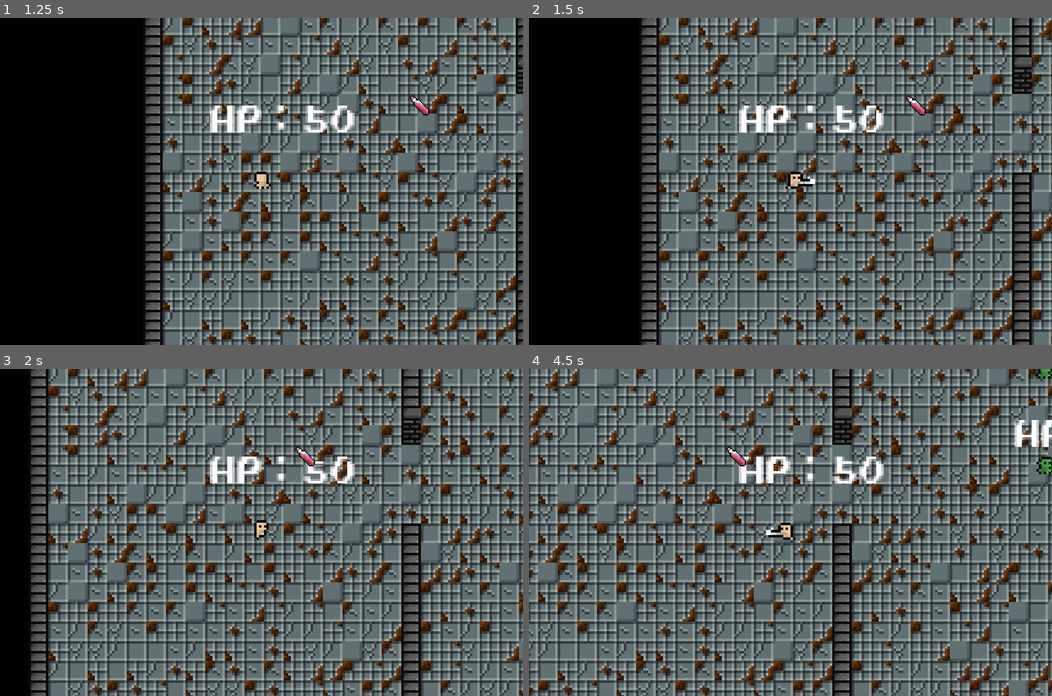
Above: before the commit, frames 1-4 (two rows, left to right).
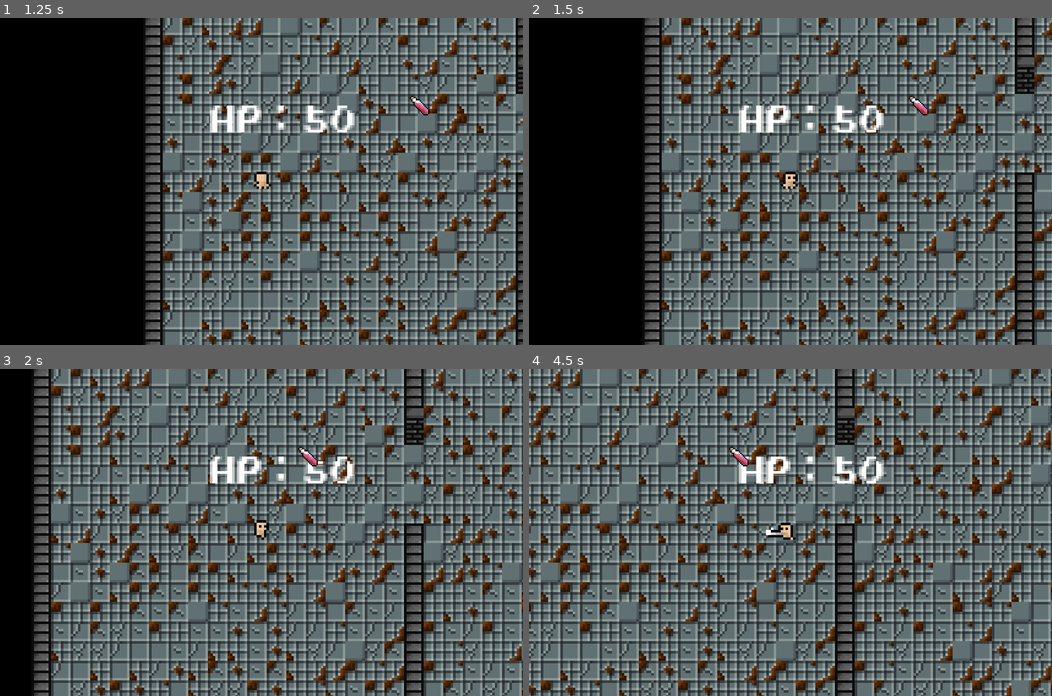
Above: after the commit, the same moments.

Repository: PeerapatTa3/GameDev2D-project
Game: Godot game, scene res://Scene/main_menu.tscn
Same seed, same stepped clock (60 frames per second), same inputs: the game is played once before the commit and once after it.
Inputs (mouse positions are in pixels of both pictures, inside the frame that each line leads up to):
- Up to frame 1 (1.25 s): click "Start" at 0.5 s
- Up to frame 2 (1.5 s): tap Enter at 1.25 s; move the mouse to (905, 165) at 1.27 s; press the mouse at (905, 165) at 1.28 s; hold D (move_right) from 1.28 s (still down)
- Up to frame 3 (2 s): keep holding D (move_right)
- Up to frame 4 (4.5 s): move the mouse to (685, 548) at 2.02 s; release D (move_right) at 2.03 s; release the mouse at (685, 548) at 2.03 s; hold S (move_down) 2.03-2.78 s; click (685, 548) at 2.1 s; move the mouse to (842, 460) at 2.77 s; press the mouse at (842, 460) at 2.78 s; hold D (move_right) 2.78-3.53 s; move the mouse to (764, 597) at 3.52 s; release the mouse at (764, 597) at 3.53 s; hold W (move_up) 3.53-4.28 s; click (764, 597) at 3.6 s; move the mouse to (947, 581) at 4.27 s; press the mouse at (947, 581) at 4.28 s; hold A (move_left) from 4.28 s (still down)

Frame 1 is identical in both runs. In frame 2, 46% of the frame differs, in the area x 21-100%, y 0-100%; in frame 3, 56%; in frame 4, 62%, in the area x 0-100%, y 0-100%.

Commit message:
implement finite state machine

Diff:
--- a/GameDev2D/GameDev2D/Components/move_component.tscn
+++ b/GameDev2D/GameDev2D/Components/move_component.tscn
@@ -1,6 +1,6 @@
 [gd_scene load_steps=2 format=3 uid="uid://d1eeytly066wh"]
 
-[ext_resource type="Script" uid="uid://b2hkvef6l7pjg" path="res://Components/move_component.gd" id="1_d6p1d"]
+[ext_resource type="Script" uid="uid://b2hkvef6l7pjg" path="res://move_component.gd" id="1_d6p1d"]
 
 [node name="MoveComponent" type="Node2D"]
 script = ExtResource("1_d6p1d")
--- /dev/null
+++ b/GameDev2D/GameDev2D/Scene/GameCharacter/PlayerAttack.gd
@@ -0,0 +1,10 @@
+extends State
+
+@export var parent : Player
+
+func enter():
+	parent.attacking = true
+
+func update(delta):
+	if !parent.attacking:
+		Transitioned.emit(self, "idle")
--- /dev/null
+++ b/GameDev2D/GameDev2D/Scene/GameCharacter/PlayerIdle.gd
@@ -0,0 +1,7 @@
+extends State
+
+func physic_update(delta):
+	if Input.get_vector("move_left", "move_right", "move_up", "move_down"):
+		Transitioned.emit(self, "walk")
+	if Input.is_action_just_pressed("attack"):
+		Transitioned.emit(self, "attack")
--- /dev/null
+++ b/GameDev2D/GameDev2D/Scene/GameCharacter/PlayerWalk.gd
@@ -0,0 +1,19 @@
+extends State
+
+@export var parent : Player
+
+var speed
+
+func enter():
+	speed = parent.speed
+
+func physic_update(delta):
+	var dir = Input.get_vector("move_left", "move_right", "move_up", "move_down")
+	if Input.is_action_just_pressed("attack"):
+		Transitioned.emit(self, "attack")
+	elif dir.length() > 0:
+		parent.velocity = dir * speed
+		parent.move_and_slide()
+	else:
+		parent.velocity = Vector2.ZERO
+		Transitioned.emit(self, "idle")
--- a/GameDev2D/GameDev2D/Scene/GameCharacter/dummy.gd
+++ b/GameDev2D/GameDev2D/Scene/GameCharacter/dummy.gd
@@ -2,6 +2,3 @@
 
 @export var goal : Node = null
 @export var speed : int
-
-func _physics_process(delta: float) -> void:
-	pass
--- a/GameDev2D/GameDev2D/Scene/GameCharacter/dummy.tscn
+++ b/GameDev2D/GameDev2D/Scene/GameCharacter/dummy.tscn
@@ -217,6 +217,22 @@
 script = ExtResource("1_0tr3b")
 speed = 400
 
+[node name="State Machine" parent="." node_paths=PackedStringArray("initial_state") instance=ExtResource("8_ro3g2")]
+initial_state = NodePath("Idle")
+
+[node name="Idle" type="Node" parent="State Machine" node_paths=PackedStringArray("pathfind")]
+script = ExtResource("9_8tufu")
+pathfind = NodePath("../../PathFindingComponent")
+
+[node name="Chase" type="Node" parent="State Machine" node_paths=PackedStringArray("pathfinder", "parent")]
+script = ExtResource("9_xbwto")
+pathfinder = NodePath("../../PathFindingComponent")
+parent = NodePath("../..")
+
+[node name="Knockback" type="Node" parent="State Machine" node_paths=PackedStringArray("parent")]
+script = ExtResource("9_ro3g2")
+parent = NodePath("../..")
+
 [node name="Sprite2D" type="Sprite2D" parent="."]
 texture = ExtResource("2_m5pqv")
 hframes = 4
@@ -226,10 +242,10 @@
 position = Vector2(-14, -22)
 MAX_HP = 50
 
-[node name="HurtboxComponent" parent="." node_paths=PackedStringArray("Healthcomponent", "Movecomponent") instance=ExtResource("3_bx1em")]
+[node name="HurtboxComponent" parent="." node_paths=PackedStringArray("Healthcomponent", "state") instance=ExtResource("3_bx1em")]
 collision_layer = 2
 Healthcomponent = NodePath("../HealthComponent")
-Movecomponent = NodePath("../State Machine/Knock")
+state = NodePath("../State Machine")
 
 [node name="CollisionShape2D" type="CollisionShape2D" parent="HurtboxComponent"]
 position = Vector2(-0.5, -0.5)
@@ -249,22 +265,6 @@
 [node name="CollisionShape2D" type="CollisionShape2D" parent="."]
 position = Vector2(-0.5, 0.5)
 shape = SubResource("RectangleShape2D_0tr3b")
-
-[node name="State Machine" parent="." node_paths=PackedStringArray("initial_state") instance=ExtResource("8_ro3g2")]
-initial_state = NodePath("Idle")
-
-[node name="Idle" type="Node" parent="State Machine" node_paths=PackedStringArray("pathfind")]
-script = ExtResource("9_8tufu")
-pathfind = NodePath("../../PathFindingComponent")
-
-[node name="Chase" type="Node" parent="State Machine" node_paths=PackedStringArray("pathfinder", "parent")]
-script = ExtResource("9_xbwto")
-pathfinder = NodePath("../../PathFindingComponent")
-parent = NodePath("../..")
-
-[node name="Knock" type="Node" parent="State Machine" node_paths=PackedStringArray("parent")]
-script = ExtResource("9_ro3g2")
-parent = NodePath("../..")
 
 [node name="PathFindingComponent" parent="." instance=ExtResource("7_0tr3b")]
 detection_length = 70
@@ -281,5 +281,3 @@
 parameters/idle/blend_position = Vector2(-0.00187266, 0.956044)
 parameters/walk/blend_position = Vector2(0, 1)
 script = ExtResource("8_m5pqv")
-
-[connection signal="hurt" from="HurtboxComponent" to="HurtboxComponent" method="_on_hurt"]
--- a/GameDev2D/GameDev2D/Scene/GameCharacter/player_v_2.gd
+++ b/GameDev2D/GameDev2D/Scene/GameCharacter/player_v_2.gd
@@ -1,8 +1,5 @@
 extends CharacterBody2D
 class_name  Player
 
+@export var speed : int
 @export var attacking : bool = false
-
-func _input(event: InputEvent) -> void:
-	if event.is_action_pressed("attack"):
-		attacking = true
--- a/GameDev2D/GameDev2D/Scene/GameCharacter/player_v_2.tscn
+++ b/GameDev2D/GameDev2D/Scene/GameCharacter/player_v_2.tscn
@@ -7,9 +7,12 @@
 [ext_resource type="PackedScene" uid="uid://dibi7luv2xcet" path="res://Components/hitbox_component.tscn" id="4_mtpmn"]
 [ext_resource type="Texture2D" uid="uid://bmjoajd7i2dnj" path="res://Image/Minifantasy_Dungeon_Assets/Characters/Human/Attack.png" id="5_nnop2"]
 [ext_resource type="Script" uid="uid://htwmnyh8dbf2" path="res://Scene/GameCharacter/player_anim_tree.gd" id="7_3mhyy"]
-[ext_resource type="PackedScene" uid="uid://d1eeytly066wh" path="res://Components/move_component.tscn" id="7_5bx0p"]
+[ext_resource type="PackedScene" uid="uid://dxa6vunbswyu5" path="res://States/state_machine.tscn" id="7_gwmxx"]
 [ext_resource type="AnimationNodeStateMachine" uid="uid://dwf1q4yaa3r84" path="res://animation/player_state.tres" id="7_nnop2"]
-[ext_resource type="PackedScene" uid="uid://dqfawk6idljce" path="res://Components/player_controller.tscn" id="8_d3ur8"]
+[ext_resource type="Script" uid="uid://bfqjixql3y8pv" path="res://Scene/GameCharacter/PlayerIdle.gd" id="8_aplj8"]
+[ext_resource type="Script" uid="uid://c0ioasys5c4d1" path="res://Scene/GameCharacter/PlayerWalk.gd" id="9_0c5hs"]
+[ext_resource type="Script" uid="uid://bv1d8ched3qko" path="res://Scene/GameCharacter/PlayerAttack.gd" id="10_0c5hs"]
+[ext_resource type="Script" uid="uid://b0gj3nl683f8h" path="res://States/KnockbackState.gd" id="11_o52fj"]
 
 [sub_resource type="RectangleShape2D" id="RectangleShape2D_5bx0p"]
 size = Vector2(6.875, 4.75)
@@ -446,6 +449,7 @@
 
 [node name="PlayerV2" type="CharacterBody2D" groups=["Player"]]
 script = ExtResource("1_dnti4")
+speed = 400
 
 [node name="Sprite2D" type="Sprite2D" parent="."]
 texture = ExtResource("2_5bx0p")
@@ -478,9 +482,9 @@
 vframes = 4
 frame = 4
 
-[node name="HurtboxComponent" parent="." node_paths=PackedStringArray("Healthcomponent", "Movecomponent") instance=ExtResource("4_b1ikc")]
+[node name="HurtboxComponent" parent="." node_paths=PackedStringArray("Healthcomponent", "state") instance=ExtResource("4_b1ikc")]
 Healthcomponent = NodePath("../HealthComponent")
-Movecomponent = NodePath("../MoveComponent")
+state = NodePath("../State Machine")
 
 [node name="CollisionShape2D" type="CollisionShape2D" parent="HurtboxComponent"]
 position = Vector2(0.5, -0.5)
@@ -491,11 +495,23 @@
 position = Vector2(0.5, 0)
 shape = SubResource("RectangleShape2D_mtpmn")
 
-[node name="MoveComponent" parent="." node_paths=PackedStringArray("move_style") instance=ExtResource("7_5bx0p")]
-move_style = NodePath("PlayerController")
-speed = 400
-
-[node name="PlayerController" parent="MoveComponent" instance=ExtResource("8_d3ur8")]
+[node name="State Machine" parent="." node_paths=PackedStringArray("initial_state") instance=ExtResource("7_gwmxx")]
+initial_state = NodePath("Idle")
+
+[node name="Idle" type="Node" parent="State Machine"]
+script = ExtResource("8_aplj8")
+
+[node name="Walk" type="Node" parent="State Machine" node_paths=PackedStringArray("parent")]
+script = ExtResource("9_0c5hs")
+parent = NodePath("../..")
+
+[node name="Attack" type="Node" parent="State Machine" node_paths=PackedStringArray("parent")]
+script = ExtResource("10_0c5hs")
+parent = NodePath("../..")
+
+[node name="Knockback" type="Node" parent="State Machine" node_paths=PackedStringArray("parent")]
+script = ExtResource("11_o52fj")
+parent = NodePath("../..")
 
 [node name="AnimationPlayer" type="AnimationPlayer" parent="."]
 libraries = {
--- a/GameDev2D/GameDev2D/Scene/test.tscn
+++ b/GameDev2D/GameDev2D/Scene/test.tscn
@@ -13,14 +13,9 @@
 [node name="PlayerV2" parent="." instance=ExtResource("2_vrsyt")]
 position = Vector2(32.3333, 99.6667)
 
-[node name="Dummy" parent="." node_paths=PackedStringArray("goal") instance=ExtResource("3_vrsyt")]
-position = Vector2(223.333, 72.8333)
-goal = NodePath("../PlayerV2")
-
-[node name="Dummy2" parent="." node_paths=PackedStringArray("goal") instance=ExtResource("3_vrsyt")]
-position = Vector2(223, 34)
-goal = NodePath("../PlayerV2")
-
 [node name="DamagePotion" parent="." instance=ExtResource("4_asc4v")]
 position = Vector2(96.8333, 68.6667)
 scale = Vector2(0.5, 0.5)
+
+[node name="Dummy" parent="." instance=ExtResource("3_vrsyt")]
+position = Vector2(282.5, 60.6667)
--- a/GameDev2D/GameDev2D/States/EnemyChase.gd
+++ b/GameDev2D/GameDev2D/States/EnemyChase.gd
@@ -16,4 +16,5 @@
 		parent.velocity = velocity
 		parent.move_and_slide()
 	else :
+		parent.velocity = Vector2.ZERO
 		Transitioned.emit(self, "idle")
--- a/GameDev2D/GameDev2D/States/EnemyIdle.gd
+++ b/GameDev2D/GameDev2D/States/EnemyIdle.gd
@@ -5,5 +5,4 @@
 
 func physic_update(delta):
 	if pathfind.detected_goal:
-		print("found")
 		Transitioned.emit(self, "chase")
--- a/GameDev2D/GameDev2D/States/KnockbackState.gd
+++ b/GameDev2D/GameDev2D/States/KnockbackState.gd
@@ -8,18 +8,20 @@
 var knockback_positon : Vector2
 
 var velocity : Vector2 = Vector2.ZERO
-var speed : int
-
-func enter():
-	speed = parent.speed
 
 func physic_update(delta):
-	var dir = (knockback_positon - parent.global_position).normalized()
-	velocity = dir * speed
-	parent.velocity = velocity
-	parent.move_and_slide()
+	if knockback_duration > 0:
+		var dir = (parent.global_position - knockback_positon).normalized()
+		velocity = dir * knockback_strength
+		parent.velocity = velocity
+		parent.move_and_slide()
+		knockback_duration -= delta
+	else :
+		knockback_duration = 0
+		parent.velocity = Vector2.ZERO
+		Transitioned.emit(self, "idle")
 
 func apply_knockback(attack : Attack):
 	knockback_duration = attack.knockback_timer
 	knockback_strength = attack.knockback_strength
-	knockback_positon = knockback_positon
+	knockback_positon = attack.attack_position
--- a/GameDev2D/GameDev2D/States/state_machine.gd
+++ b/GameDev2D/GameDev2D/States/state_machine.gd
@@ -1,4 +1,5 @@
 extends Node
+class_name StateMachine
 
 @export var initial_state : State
 
@@ -13,7 +14,6 @@
 	if initial_state:
 		initial_state.enter()
 		current_state = initial_state
-		$Label.text = current_state.name
 
 func _process(delta: float) -> void:
 	if current_state:
@@ -36,4 +36,3 @@
 
 	new_state.enter()
 	current_state = new_state
-	$Label.text = current_state.name
--- a/GameDev2D/GameDev2D/States/state_machine.tscn
+++ b/GameDev2D/GameDev2D/States/state_machine.tscn
@@ -4,8 +4,3 @@
 
 [node name="State Machine" type="Node"]
 script = ExtResource("1_yf3jm")
-
-[node name="Label" type="Label" parent="."]
-offset_right = 38.0
-offset_bottom = 23.0
-text = "test"
--- a/GameDev2D/GameDev2D/hurtbox_component.gd
+++ b/GameDev2D/GameDev2D/hurtbox_component.gd
@@ -1,10 +1,8 @@
 extends Area2D
 class_name HurtboxComponent
 
-signal hurt
-
 @export var Healthcomponent : HealthComponent
-@export var Movecomponent : Node
+@export var state : StateMachine
 @export var Iframe : float = 0
 
 var attackable : bool = true
@@ -14,15 +12,17 @@
 		return
 
 	if Healthcomponent:
+		_on_hurt()
 		_handle_healthcomponent(attack)
-	if Movecomponent:
-		_handle_movecomponent(attack)
+	if state:
+		_handle_state(attack)
 
 func _handle_healthcomponent(attack : Attack):
 	Healthcomponent.damage(attack)
 
-func _handle_movecomponent(attack : Attack):
-	Movecomponent.apply_knockback(attack)
+func _handle_state(attack : Attack):
+	state.current_state.Transitioned.emit(state.current_state,"knockback")
+	state.current_state.apply_knockback(attack)
 
 func _on_hurt() -> void:
 	if attackable:
--- a/GameDev2D/GameDev2D/project.godot
+++ b/GameDev2D/GameDev2D/project.godot
@@ -11,7 +11,7 @@
 [application]
 
 config/name="TraineeBoy"
-run/main_scene="uid://cubqybsmngna0"
+run/main_scene="uid://bkq2oatx03dtr"
 config/features=PackedStringArray("4.4", "GL Compatibility")
 config/icon="res://icon.svg"
 
Not shown, added: GameDev2D/GameDev2D/Scene/GameCharacter/PlayerAttack.gd.uid
Not shown, added: GameDev2D/GameDev2D/Scene/GameCharacter/PlayerIdle.gd.uid
Not shown, added: GameDev2D/GameDev2D/Scene/GameCharacter/PlayerWalk.gd.uid
Not shown: 1 places in GameDev2D/GameDev2D/Scene/GameCharacter/player_v_2.tscn that only renumber resources
Not shown: 1 places in GameDev2D/GameDev2D/Scene/main_menu.tscn that only renumber resources
Renamed: GameDev2D/GameDev2D/Components/move_component.gd -> GameDev2D/GameDev2D/move_component.gd
Renamed: GameDev2D/GameDev2D/Components/move_component.gd.uid -> GameDev2D/GameDev2D/move_component.gd.uid
